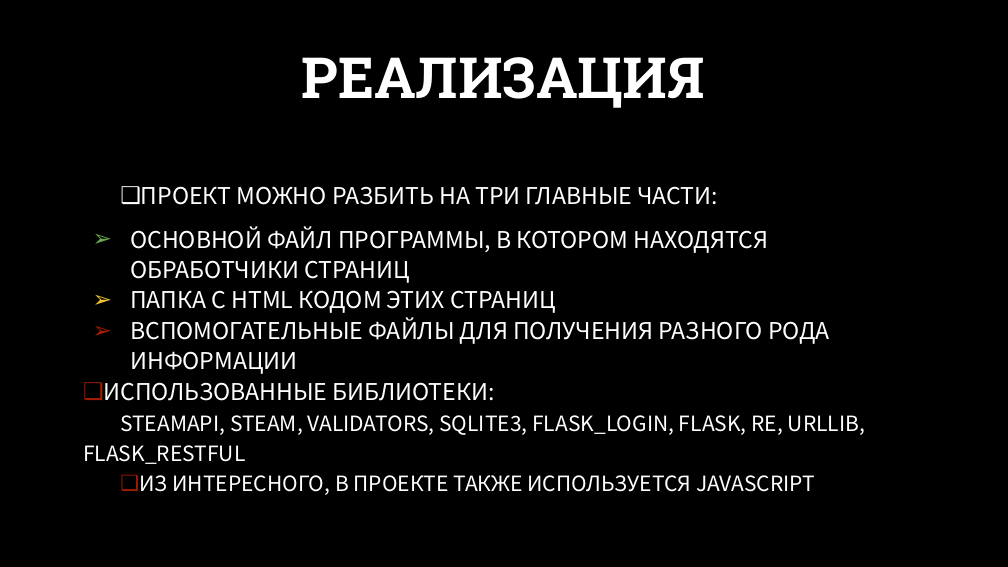
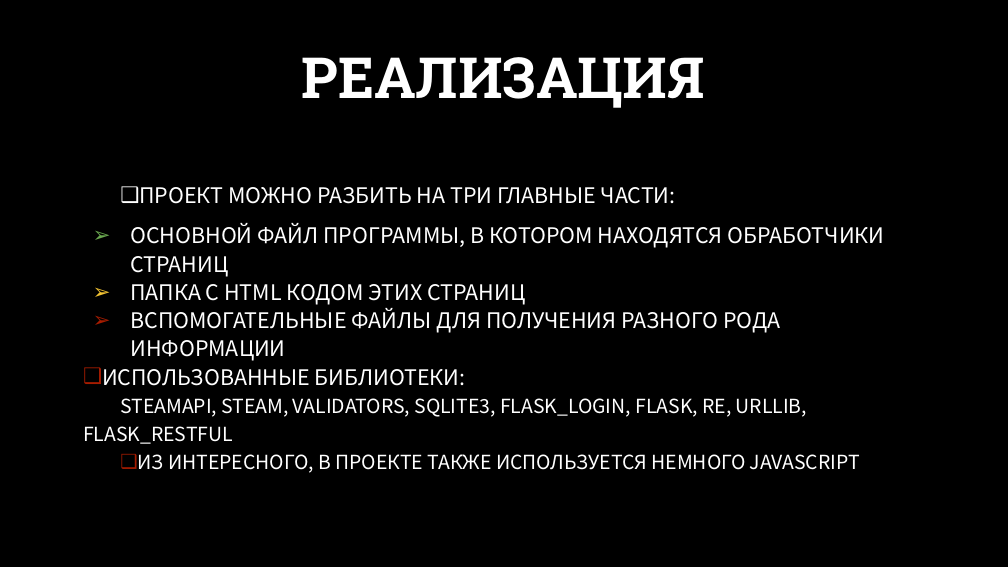
Before and after one commit to Andrey0828/Steamscroller, a slide deck: slide 3 of doc/Steamscroller.PPTX. Drawn at 1008x567 pixels with LibreOffice and Linux fonts; fonts in the diff are those of the drawing; background and template pictures are left out. Boxes give left, top, right and bottom in pixels: in the first picture for what was removed or moved away, otherwise in the second. Text is boxed around its words. In the diff, an @@ line names an element or a change of style, - is before the commit and + after.

```diff
--- a/doc/Steamscroller.PPTX
+++ b/doc/Steamscroller.PPTX
@@ text at box(83, 187, 885, 444): size 22 to 20.4 pt in "ПРОЕКТ МОЖНО РАЗБИТЬ НА ТРИ ГЛАВНЫЕ ЧАСТИ:", "ОСНОВНОЙ ФАЙЛ ПРОГРАММЫ, В КОТОРОМ НАХОДЯТСЯ ОБРАБОТЧИКИ ...", "ПАПКА С HTML КОДОМ ЭТИХ СТРАНИЦ", "ВСПОМОГАТЕЛЬНЫЕ ФАЙЛЫ ДЛЯ ПОЛУЧЕНИЯ РАЗНОГО РОДА ИНФОРМАЦИИ" and 1 more places; size 20 to 18.5 pt in "STEAMAPI, STEAM, VALIDATORS, SQLITE3, FLASK_LOGIN, FLASK, RE ..." @@
@@ text at box(138, 454, 860, 473): text changed; size 20 to 18.5 pt @@
-❑ ИЗ ИНТЕРЕСНОГО, В ПРОЕКТЕ ТАКЖЕ ИСПОЛЬЗУЕТСЯ JAVASCRIPT
+❑ ИЗ ИНТЕРЕСНОГО, В ПРОЕКТЕ ТАКЖЕ ИСПОЛЬЗУЕТСЯ НЕМНОГО JAVASCRIPT
```
Also in this commit, not shown: 7 slides added.
